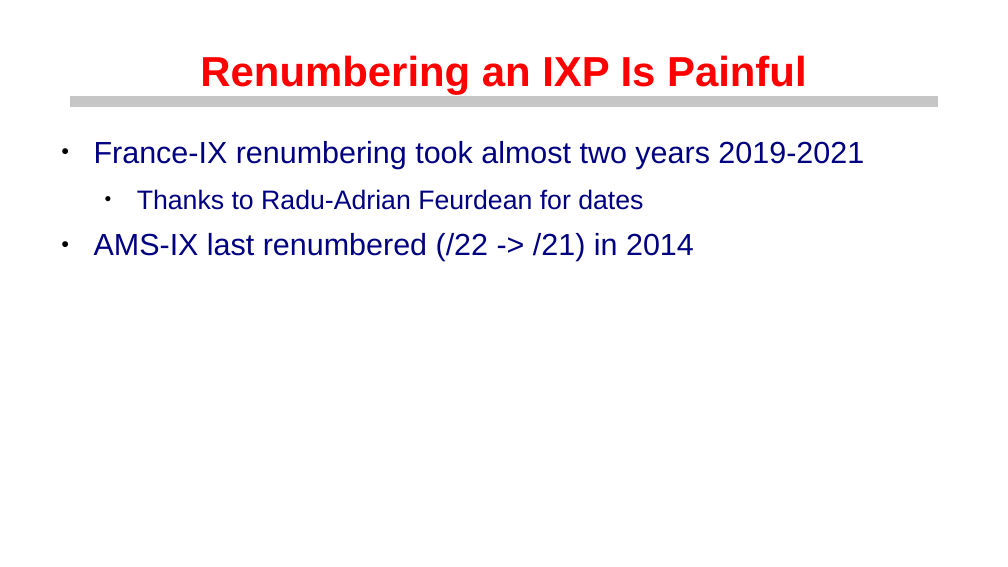
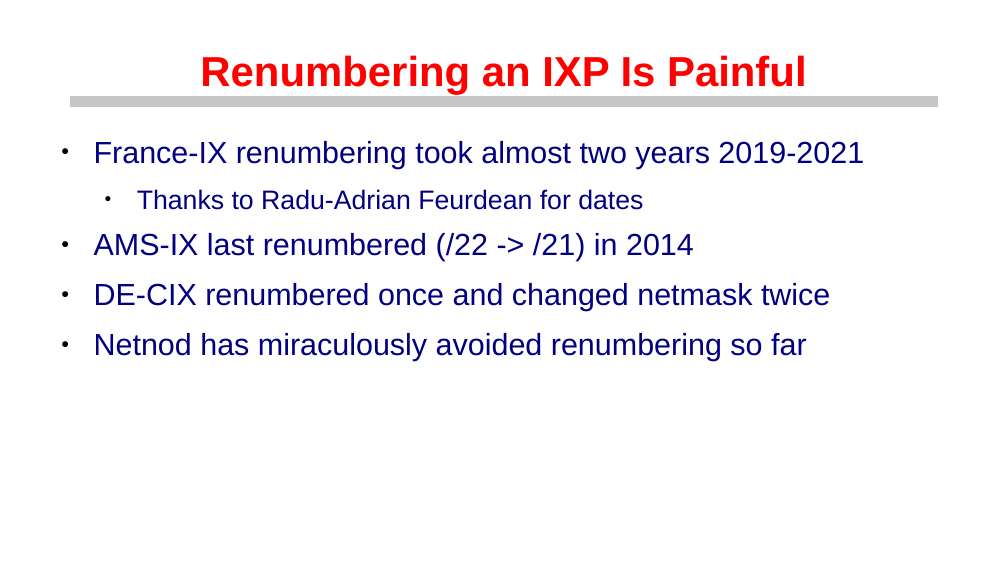
Before and after one commit to euro-ix/rfc8950-ixp, a slide deck: slide 7 of presentations/ipv6-only-ixps.odp. Drawn at 1008x567 pixels with LibreOffice and Linux fonts; fonts in the diff are those of the drawing; background and template pictures are left out. Boxes give left, top, right and bottom in pixels: in the first picture for what was removed or moved away, otherwise in the second. Text is boxed around its words. In the diff, an @@ line names an element or a change of style, - is before the commit and + after.

```diff
--- a/presentations/ipv6-only-ixps.odp
+++ b/presentations/ipv6-only-ixps.odp
@@ text at (94, 283, 830, 361): paragraphs added @@
+● DE-CIX renumbered once and changed netmask twice
+● Netnod has miraculously avoided renumbering so far
```
Also in this commit, not shown: 5 other slides changed, 1 other file.
